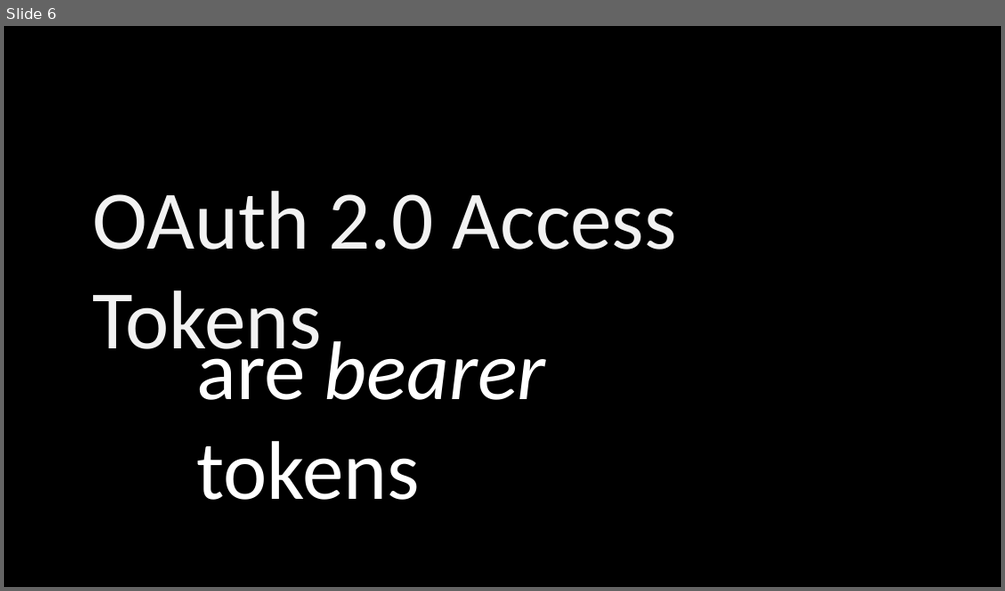
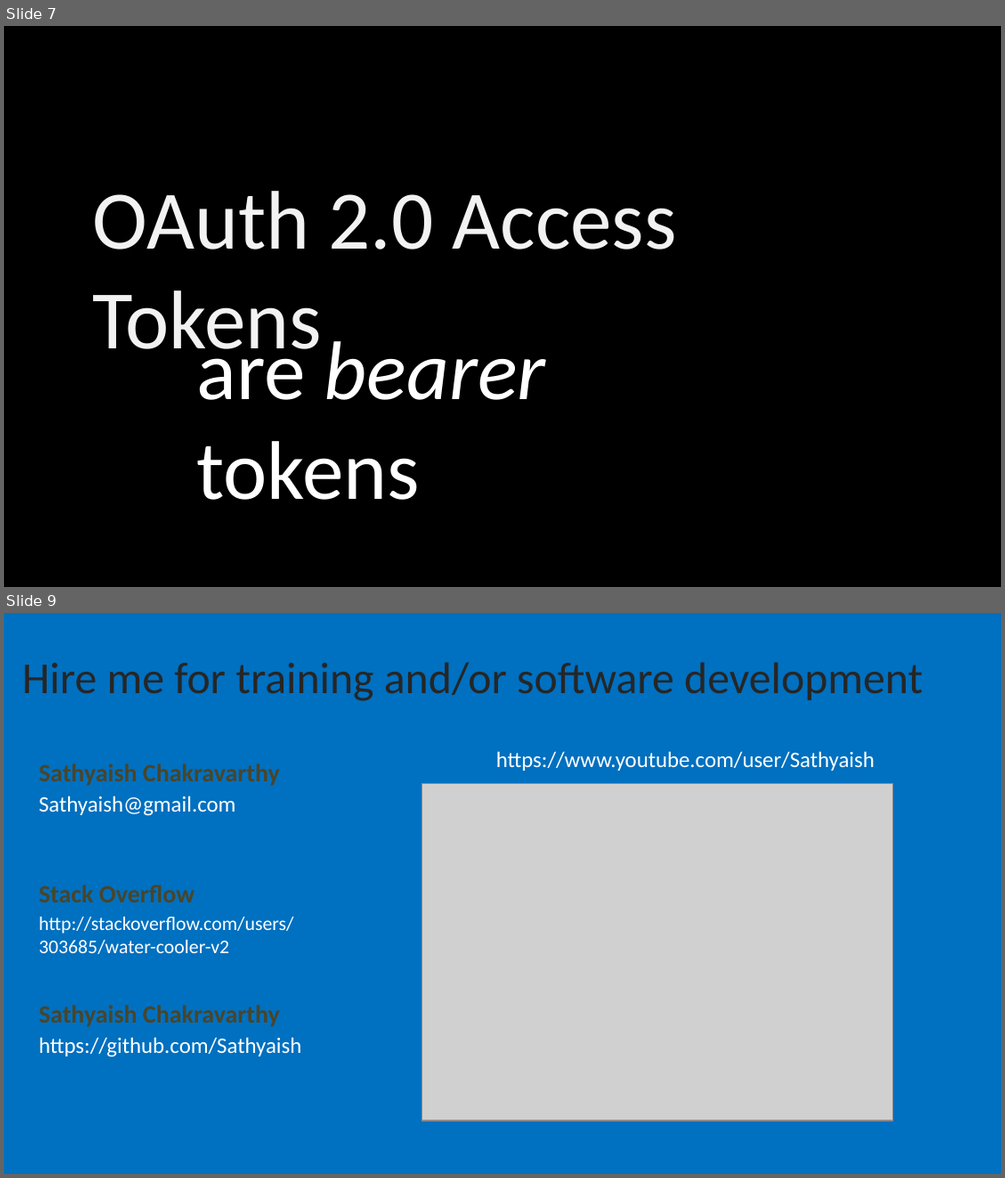
Before and after one commit to Sathyaish/Training, a slide deck: OAuth2/AccessTokensAreBearerTokens.pptx. Shown one above the other, each under a label of ours: slide 6 before the commit, slides 7 and 9 after it; the slides between them are not shown. The pictures are 1005x591 and 1005x1178 pixels, drawn with LibreOffice and Linux fonts; fonts in the diff are those of the drawing; grey boxes stand for pictures. Boxes give left, top, right and bottom in pixels: in the first picture for what was removed or moved away, otherwise in the second. Text is boxed around its words. In the diff, an @@ line names an element or a change of style, - is before the commit and + after.

```diff
--- a/OAuth2/AccessTokensAreBearerTokens.pptx
+++ b/OAuth2/AccessTokensAreBearerTokens.pptx
@@ slide 9 added at (x1=4, y1=613, x2=1001, y2=1174), background #0070C0 @@
@@ text added at (x1=22, y1=662, x2=922, y2=701), 32 pt, text #262626 @@
+Hire me for training and/or software development
@@ text added at (x1=39, y1=763, x2=280, y2=786), 18 pt, text #4A452A, bold @@
+Sathyaish Chakravarthy
@@ text added at (x1=496, y1=751, x2=874, y2=771), 16 pt, text #FFFFFF @@
+https://www.youtube.com/user/Sathyaish
@@ text added at (x1=39, y1=795, x2=236, y2=816), 16 pt, text #FFFFFF @@
+Sathyaish@gmail.com
@@ picture added at (x1=422, y1=784, x2=893, y2=1120) @@
@@ text added at (x1=39, y1=884, x2=194, y2=902), 18 pt, text #4A452A, bold @@
+Stack Overflow
@@ text added at (x1=39, y1=916, x2=294, y2=954), 14 pt, text #FFFFFF @@
+http://stackoverflow.com/users/
+303685/water-cooler-v2
@@ text added at (x1=39, y1=1005, x2=280, y2=1027), 18 pt, text #4A452A, bold @@
+Sathyaish Chakravarthy
@@ text added at (x1=39, y1=1037, x2=301, y2=1057), 16 pt, text #FFFFFF @@
+https://github.com/Sathyaish
@@ what was slide 6 is now slide 7 @@
```
Also in this commit, not shown: 2 other slides added, 15 other files.
